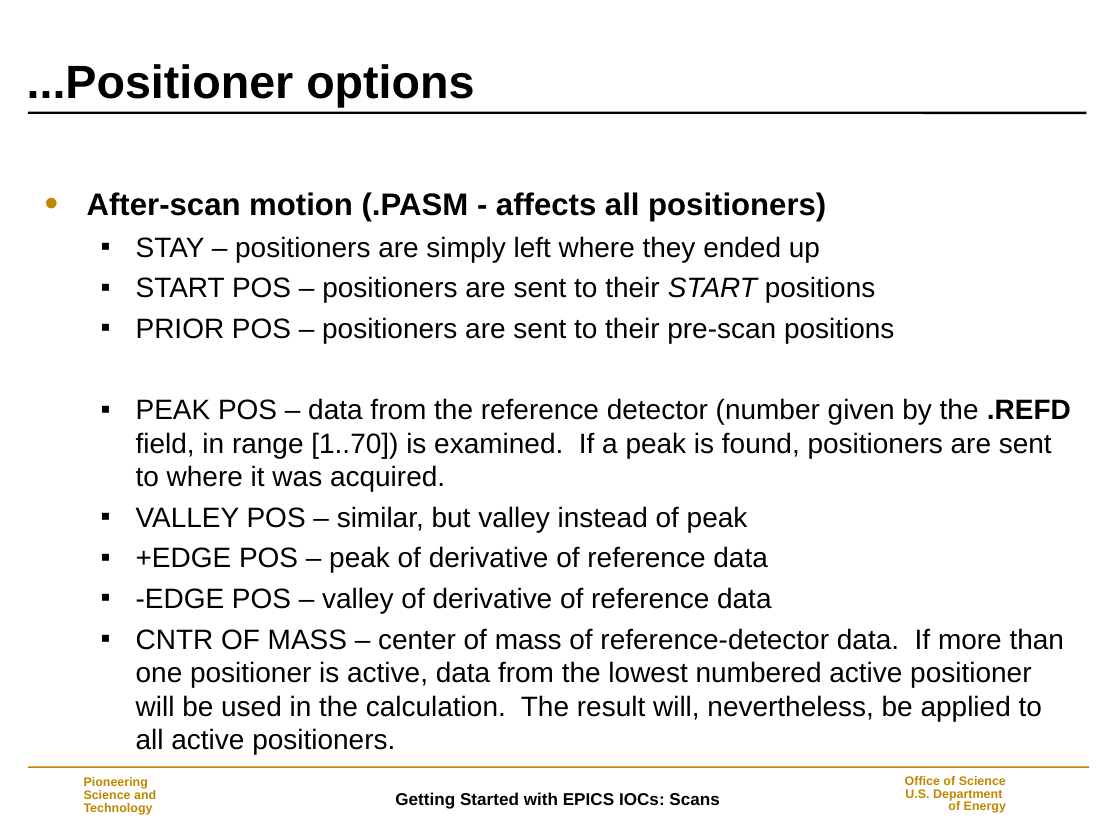
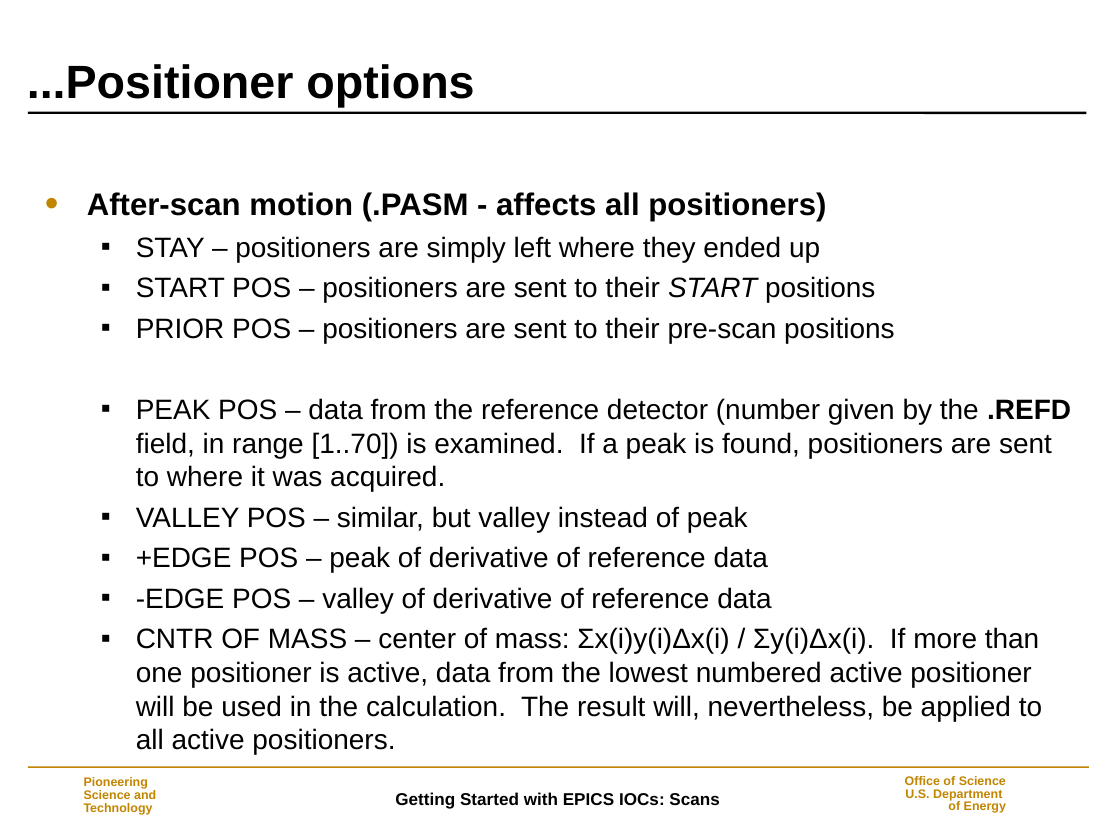
Before and after one commit to epics-modules/sscan, a slide deck: slide 15 of documentation/Scans.ppt. Drawn at 1120x840 pixels with LibreOffice and Linux fonts; fonts in the diff are those of the drawing; background and template pictures are left out. Boxes give left, top, right and bottom in pixels: in the first picture for what was removed or moved away, otherwise in the second. Text is boxed around its words. In the diff, an @@ line names an element or a change of style, - is before the commit and + after.

```diff
--- a/documentation/Scans.ppt
+++ b/documentation/Scans.ppt
@@ text at <box>136,627,1042,754</box>: text changed @@
-  ▪ CNTR OF MASS – center of mass of reference-detector data. If more than one positioner is active, data from the lowest numbered active positioner will be used in the calculation. The result will, nevertheless, be applied to all active positioners.
+  ▪ CNTR OF MASS – center of mass: Σx(i)y(i)Δx(i) / Σy(i)Δx(i). If more than one positioner is active, data from the lowest numbered active positioner will be used in the calculation. The result will, nevertheless, be applied to all active positioners.
```
Also in this commit, not shown: 8 other slides changed.
